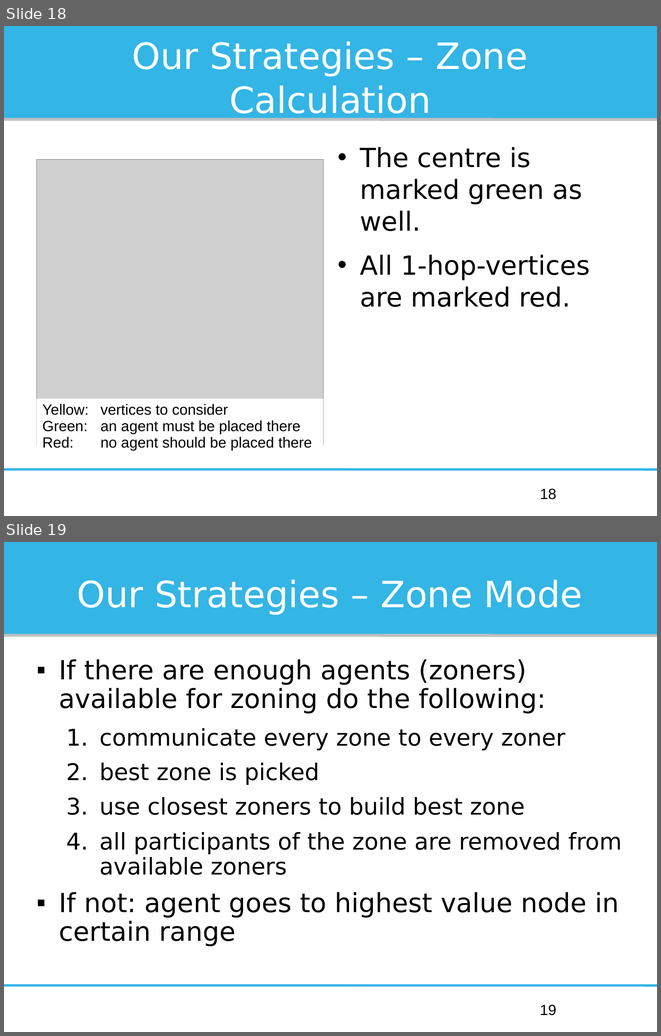
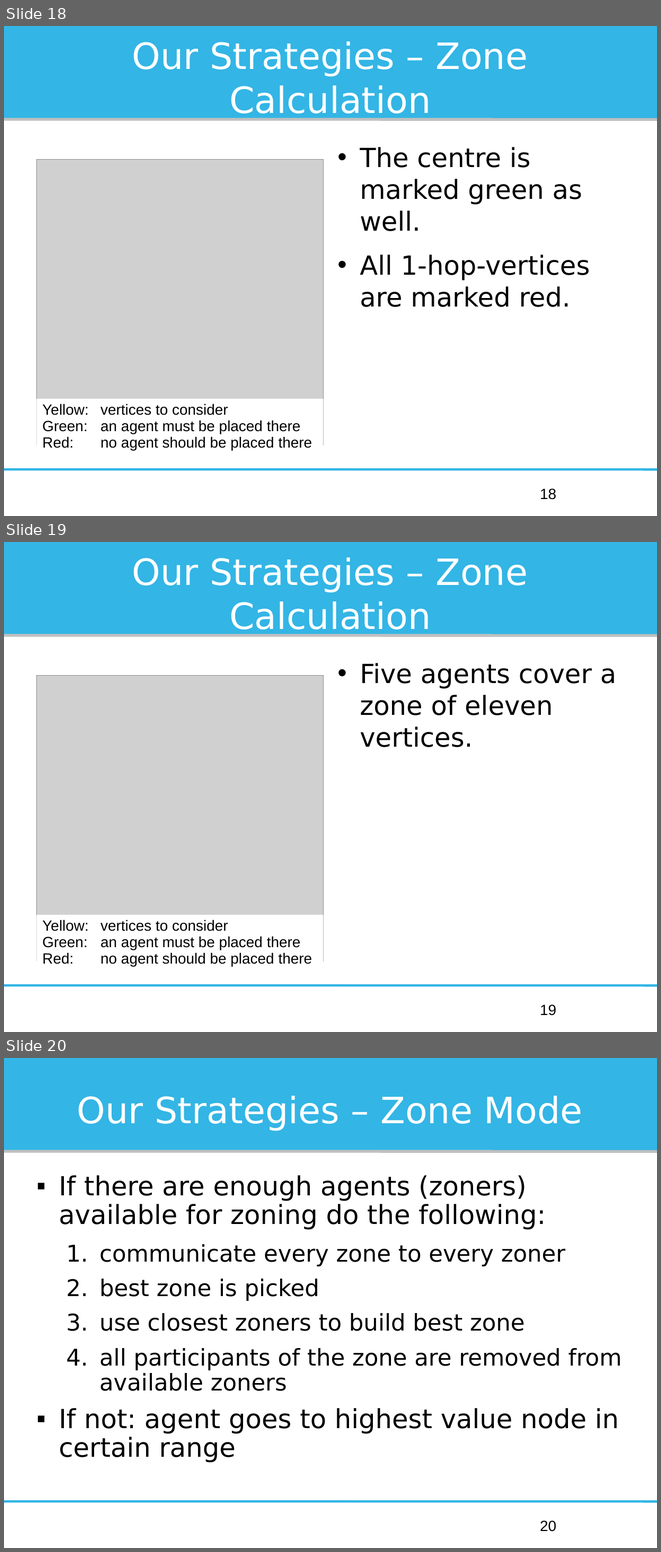
Before and after one commit to Institute-Web-Science-and-Technologies/mapc, a slide deck: Oberseminar/presentation.odp. Shown one above the other, each under a label of ours: slides 18 and 19 before the commit, slides 18, 19 and 20 after it. The pictures are 661x1036 and 661x1552 pixels, drawn with LibreOffice and Linux fonts; fonts in the diff are those of the drawing; grey boxes stand for pictures. Boxes give left, top, right and bottom in pixels: in the first picture for what was removed or moved away, otherwise in the second. Text is boxed around its words. In the diff, an @@ line names an element or a change of style, - is before the commit and + after.

Commit message:
Changed: Exchanged the zone colouring algorithm example to something with less JPEG artifacts. New: Added final configuration of zone calculation example to show the zone that it covers.

```diff
--- a/Oberseminar/presentation.odp
+++ b/Oberseminar/presentation.odp
@@ slide 19 added at [4, 542, 657, 1032], background #FFFFFF; not listed: 3 template elements that a slide beside it also shows @@
@@ title added at [132, 557, 528, 636], 44 pt, text #FFFFFF @@
+Our Strategies – Zone Calculation
@@ text added at [360, 663, 616, 747], 32 pt, text #000000 @@
+• Five agents cover a zone of eleven vertices.
@@ picture added at [36, 676, 324, 962] @@
@@ rectangle added at [36, 915, 324, 972], fill #FFFFFF, 18 pt, text #000000 @@
+Yellow: vertices to consider
+Green: an agent must be placed there
+Red: no agent should be placed there
@@ page number added at [540, 1004, 556, 1015], 18 pt, text #000000 @@
+19
@@ what was slide 19 is now slide 20 @@
@@ page number at [540, 1520, 556, 1531]: text changed @@
-19
+20
```
Also in this commit, not shown: 2 slides changed, 1 other file.
